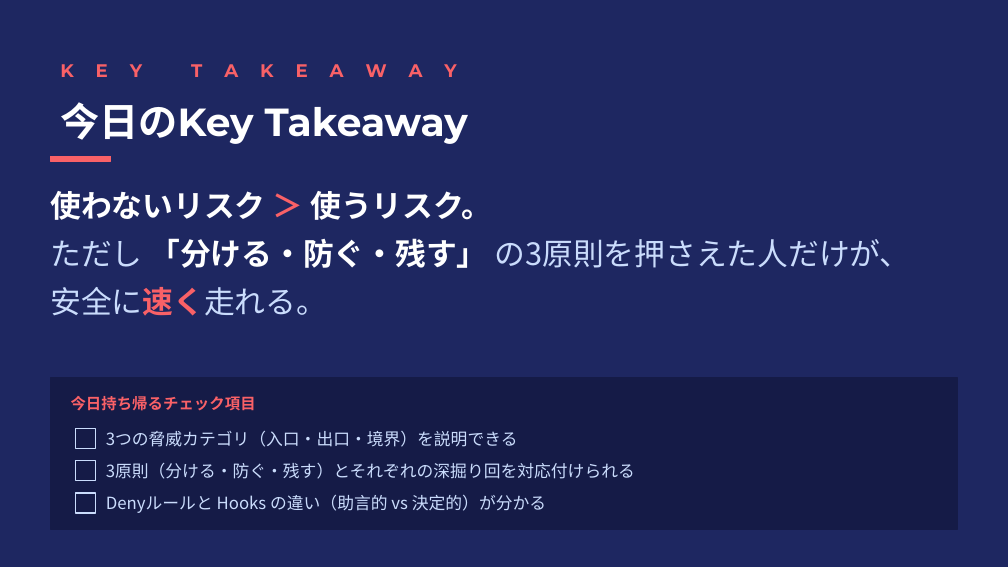
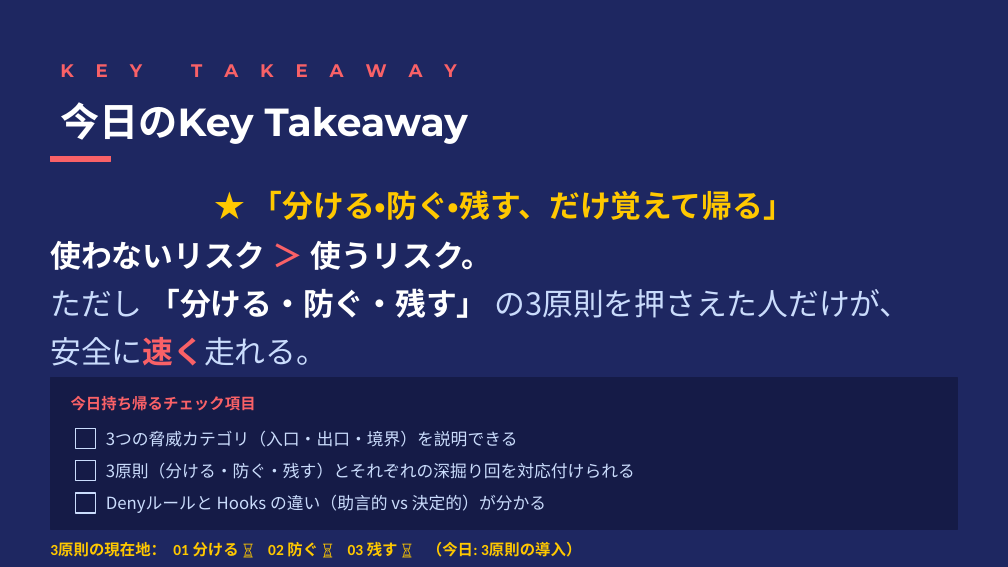
Before and after one commit to ktsuchida11/ClaudeWorkshop, a slide deck: slide 11 of session1/session1_full.pptx (slide 10 before the commit). Drawn at 1008x567 pixels with LibreOffice and Linux fonts; fonts in the diff are those of the drawing. Boxes give left, top, right and bottom in pixels: in the first picture for what was removed or moved away, otherwise in the second. Text is boxed around its words. In the diff, an @@ line names an element or a change of style, - is before the commit and + after.

```diff
--- a/session1/session1_full.pptx
+++ b/session1/session1_full.pptx
@@ text at [252,190,794,220]: paragraph added @@
+★ 「分ける・防ぐ・残す、だけ覚えて帰る」
@@ text added at [50,542,581,557], 11 pt, text #FFC800, bold @@
+3原則の現在地： 01 分ける ⏳ 02 防ぐ ⏳ 03 残す ⏳ （今日: 3原則の導入）
```
Also in this commit, not shown: 1 other slide changed, 4 slides added.
